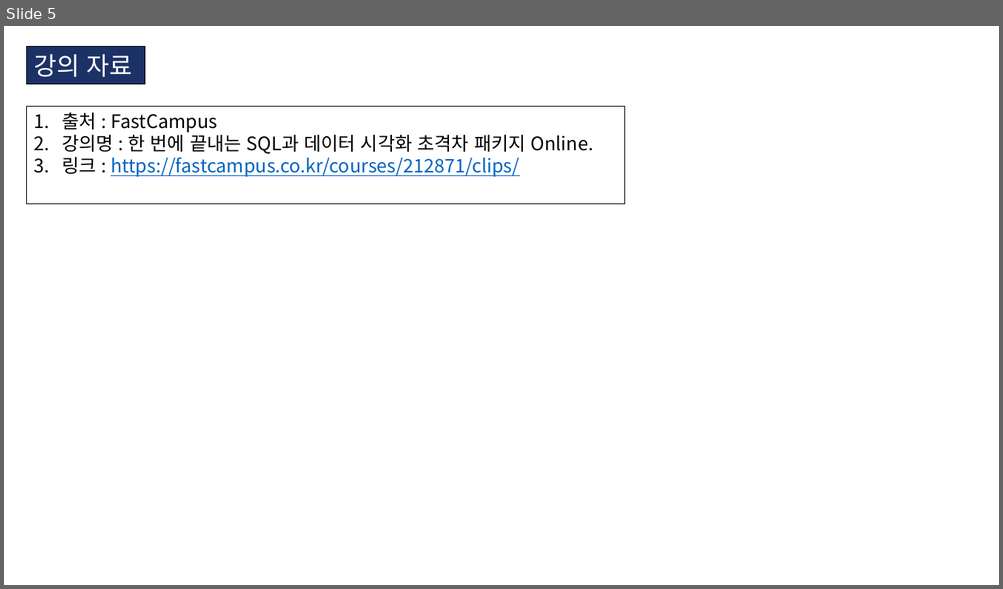
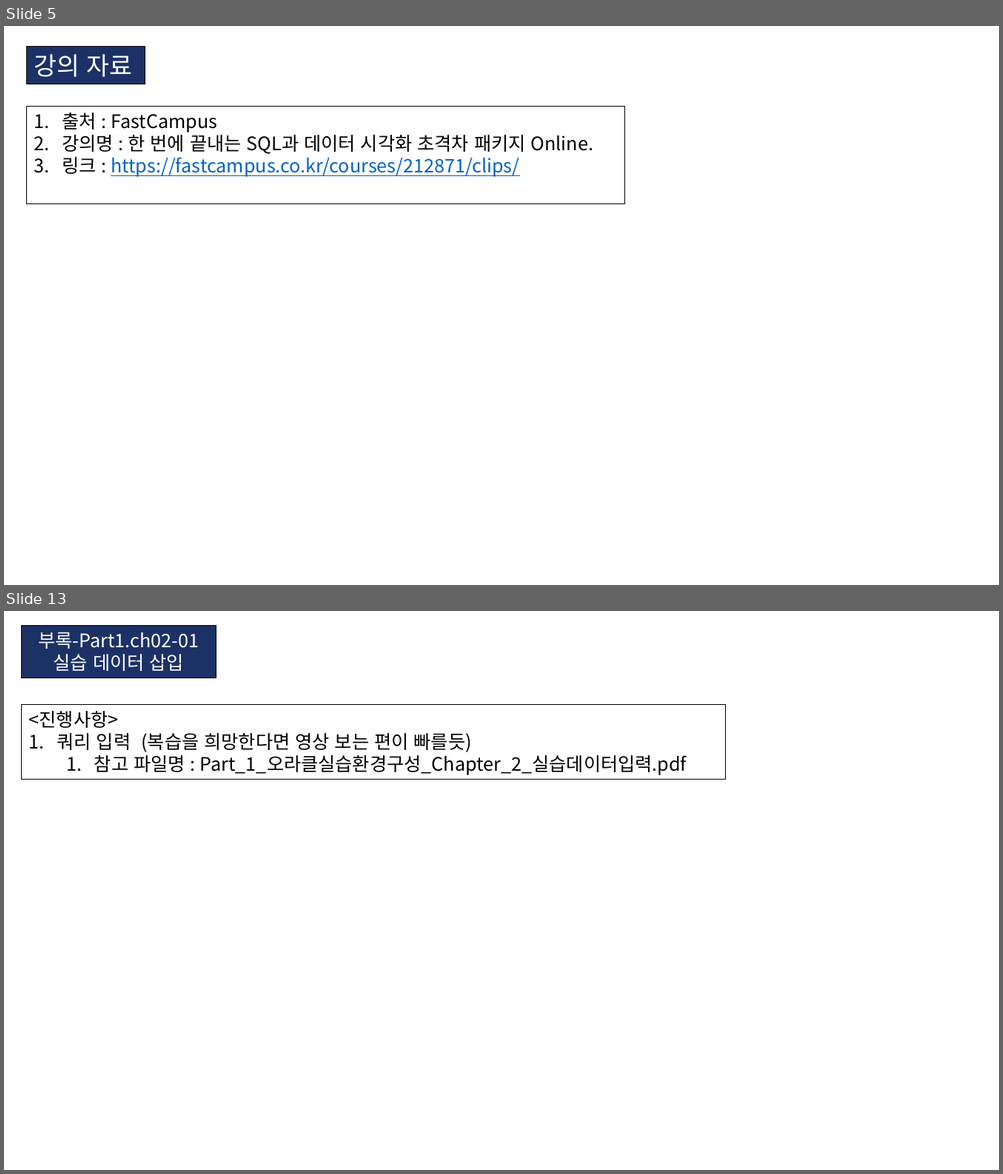
Before and after one commit to KIM-BEOMSOO/study, a slide deck: 00.공부 정리(최종)/04.DB/01.FastCampus_DB.pptx. Shown one above the other, each under a label of ours: slide 5 before the commit, slides 5 and 13 after it; the slides between them are not shown. The pictures are 1003x589 and 1003x1174 pixels, drawn with LibreOffice and Linux fonts; fonts in the diff are those of the drawing. Boxes give left, top, right and bottom in pixels: in the first picture for what was removed or moved away, otherwise in the second. Text is boxed around its words. In the diff, an @@ line names an element or a change of style, - is before the commit and + after.

```diff
--- a/00.공부 정리(최종)/04.DB/01.FastCampus_DB.pptx
+++ b/00.공부 정리(최종)/04.DB/01.FastCampus_DB.pptx
@@ slide 13 added at [4, 611, 999, 1170], background #FFFFFF @@
@@ rectangle added at [22, 625, 216, 678], fill #1C3166, outline #000000 0.75 pt, 18 pt, text #FFFFFF @@
+부록-Part1.ch02-01
+실습 데이터 삽입
@@ rectangle added at [22, 704, 726, 780], outline #000000 0.75 pt, 18 pt, text #000000 @@
+<진행사항>
+1. 쿼리 입력 (복습을 희망한다면 영상 보는 편이 빠를듯)
+  1. 참고 파일명 : Part_1_오라클실습환경구성_Chapter_2_실습데이터입력.pdf
```
Also in this commit, not shown: 1 slide changed, 7 other slides added, 1 slide removed, 8 other files.
